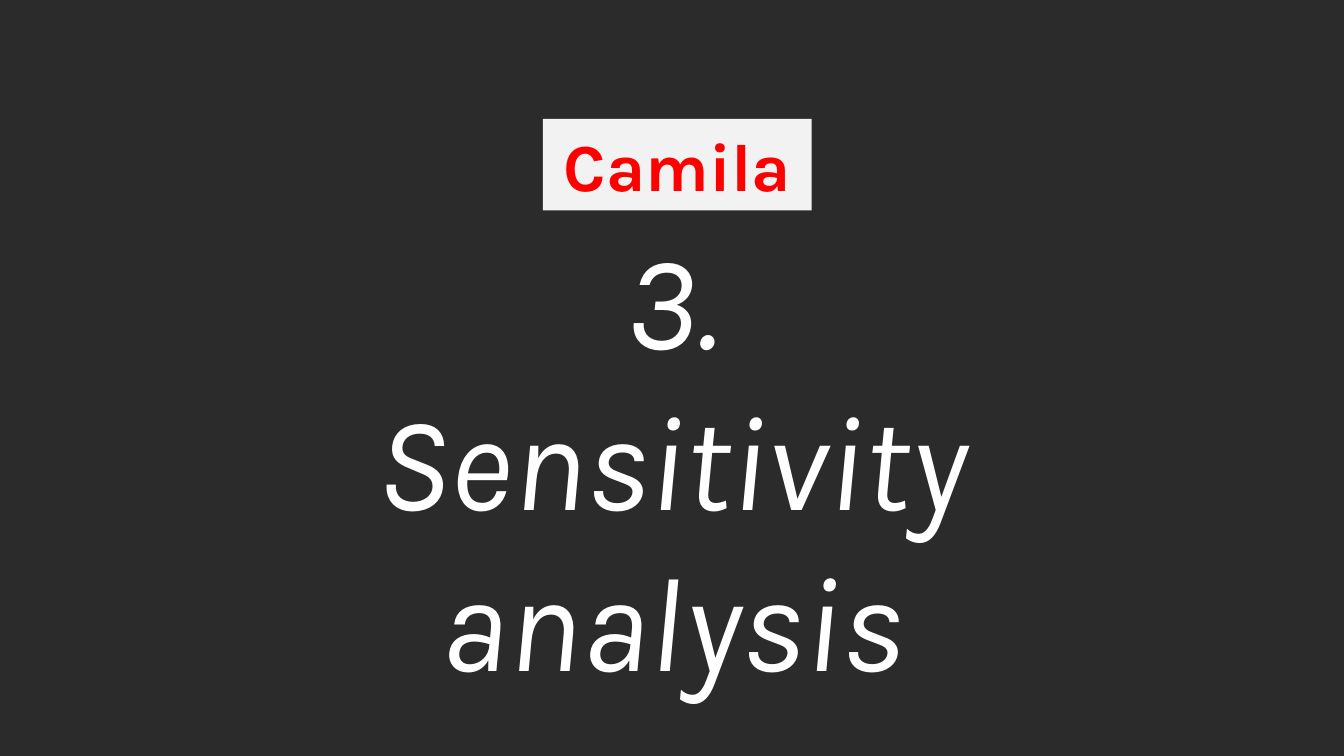
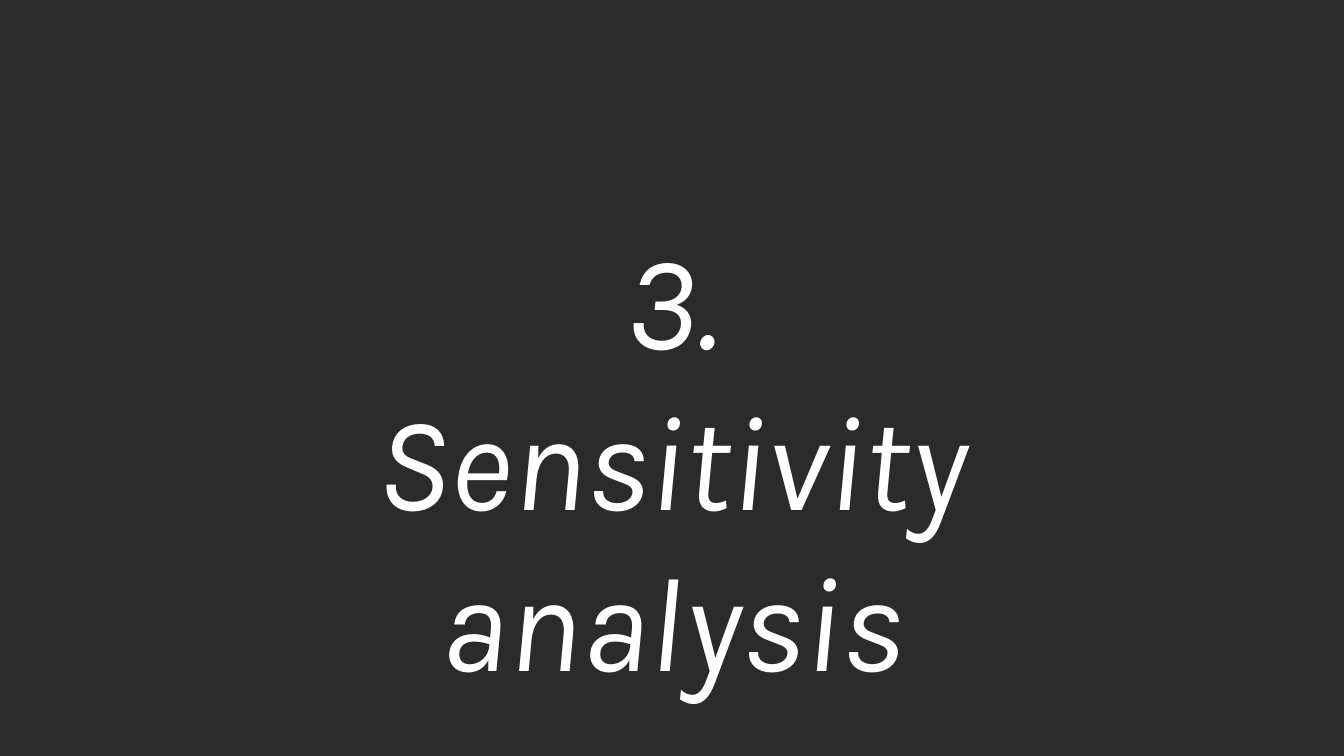
Before and after one commit to DejvisT/Sensitivity-Analysis-and-Surrogate-Modeling-of-PEM-Fuel-Cells, a slide deck: slide 18 of final_presentation_v1.pptx. Drawn at 1344x756 pixels with LibreOffice and Linux fonts; fonts in the diff are those of the drawing; background and template pictures are left out; a plain dark background stands for a picture behind light text. Boxes give left, top, right and bottom in pixels: in the first picture for what was removed or moved away, otherwise in the second. Text is boxed around its words. In the diff, an @@ line names an element or a change of style, - is before the commit and + after.

```diff
--- a/final_presentation_v1.pptx
+++ b/final_presentation_v1.pptx
@@ rectangle removed at <box>543,119,813,211</box> @@
-Camila
```
Also in this commit, not shown: 11 other slides changed, 4 slides added, 1 slide removed.
